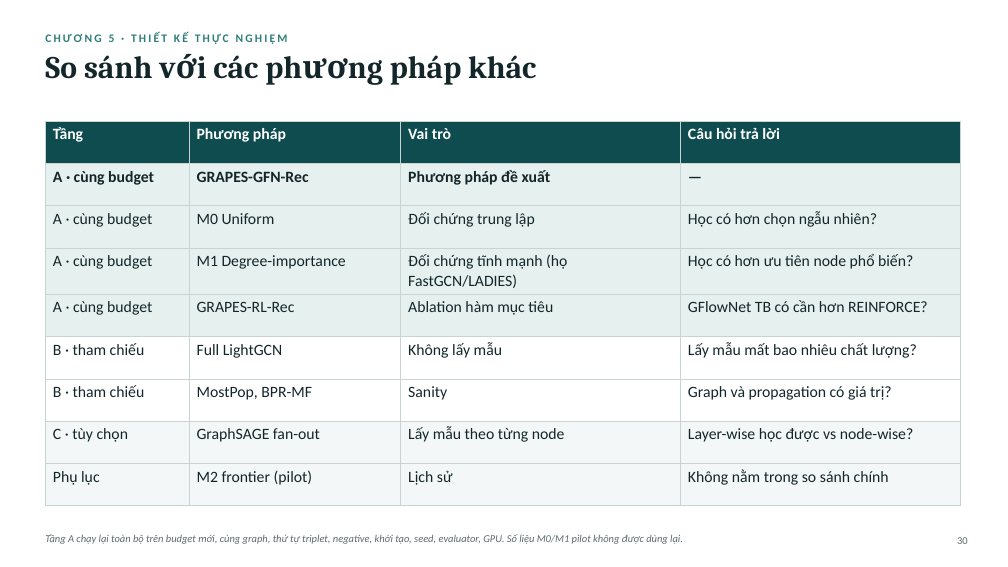
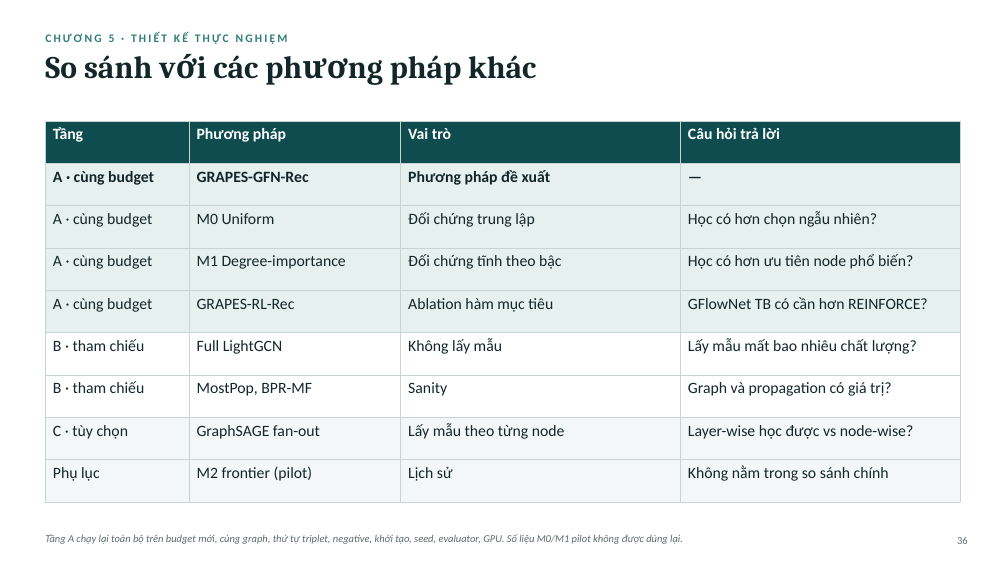
Before and after one commit to vanxuanty95/Ratruong, a slide deck: slide 36 of Do An/05_slides/THESIS_vn.pptx (slide 30 before the commit). Drawn at 1008x567 pixels with LibreOffice and Linux fonts; fonts in the diff are those of the drawing. Boxes give left, top, right and bottom in pixels: in the first picture for what was removed or moved away, otherwise in the second. Text is boxed around its words. In the diff, an @@ line names an element or a change of style, - is before the commit and + after.

```diff
--- a/Do An/05_slides/THESIS_vn.pptx
+++ b/Do An/05_slides/THESIS_vn.pptx
@@ table at (45,121,960,485) @@
-row 4, column 3: Đối chứng tĩnh mạnh (họ FastGCN/LADIES)
+row 4, column 3: Đối chứng tĩnh theo bậc
```
Also in this commit, not shown: 28 other slides changed, 6 slides added, 13 other files.
